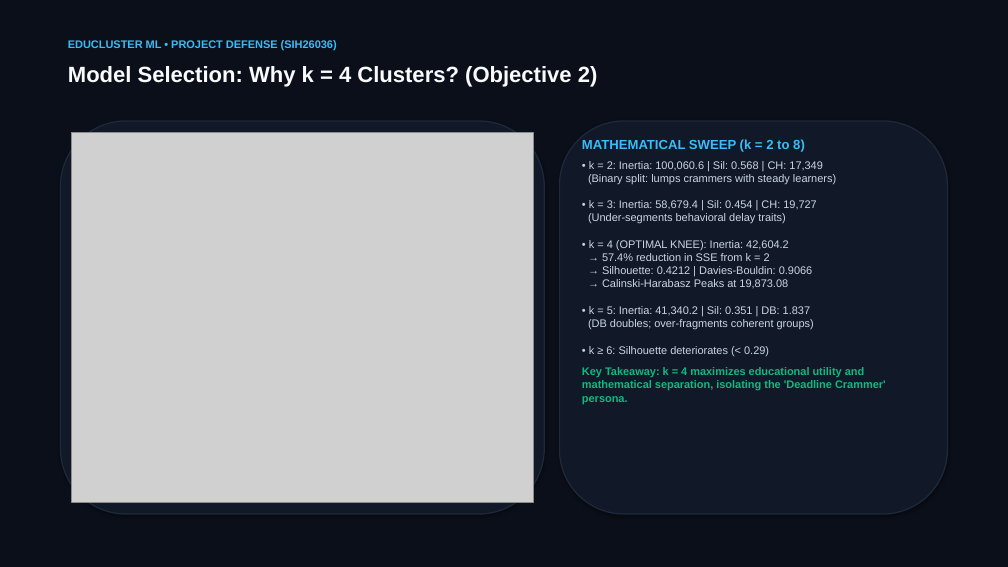
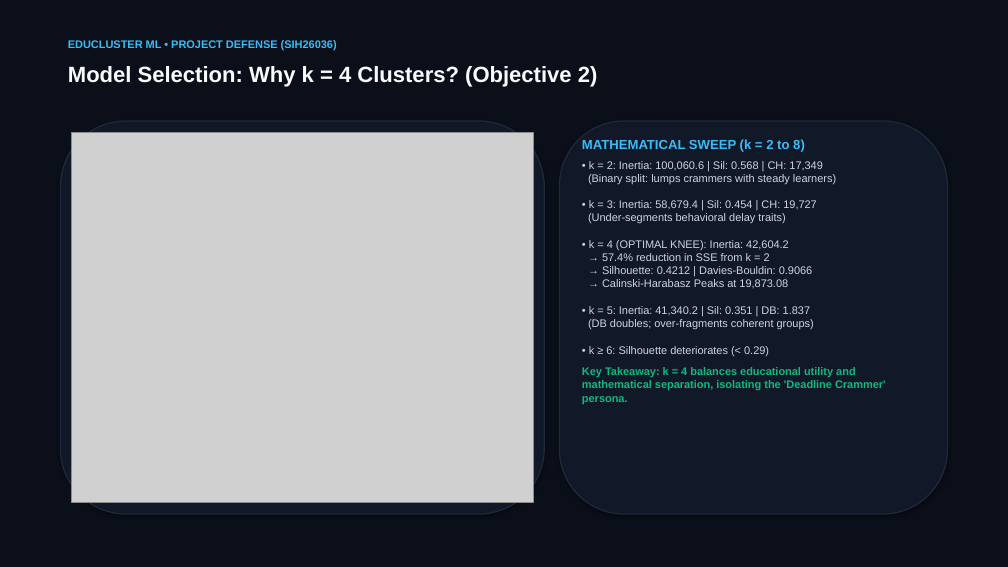
Before and after one commit to parasabhavyaswi/student-engagement-performance-clustering, a slide deck: slide 5 of EduCluster_ML_Presentation.pptx. Drawn at 1008x567 pixels with LibreOffice and Linux fonts; fonts in the diff are those of the drawing; grey boxes stand for pictures. Boxes give left, top, right and bottom in pixels: in the first picture for what was removed or moved away, otherwise in the second. Text is boxed around its words. In the diff, an @@ line names an element or a change of style, - is before the commit and + after.

```diff
--- a/EduCluster_ML_Presentation.pptx
+++ b/EduCluster_ML_Presentation.pptx
@@ text at (582,367,886,404): text changed @@
-Key Takeaway: k = 4 maximizes educational utility and mathematical separation, isolating the 'Deadline Crammer' persona.
+Key Takeaway: k = 4 balances educational utility and mathematical separation, isolating the 'Deadline Crammer' persona.
```
Also in this commit, not shown: 2 other files.
